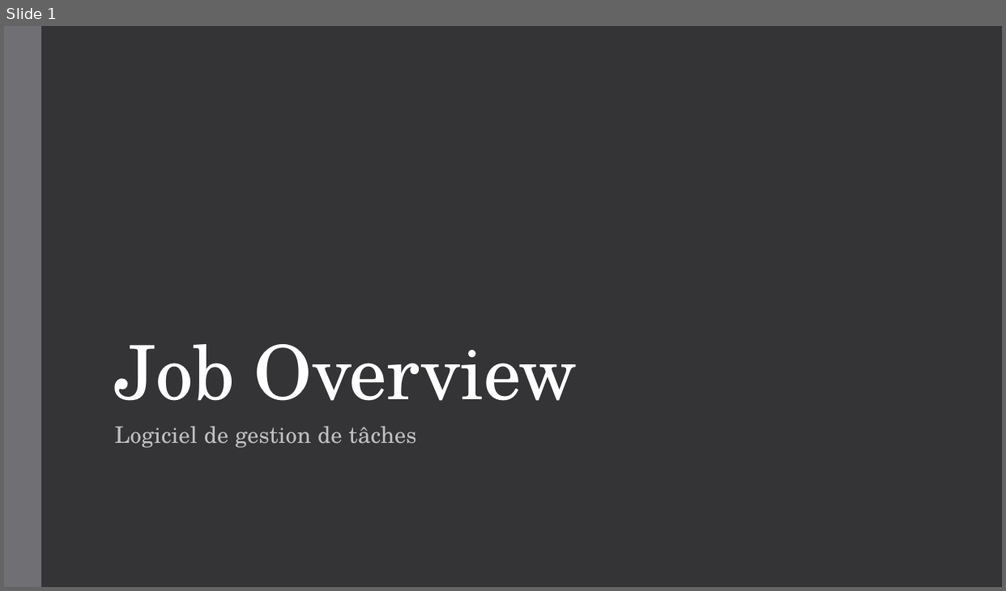
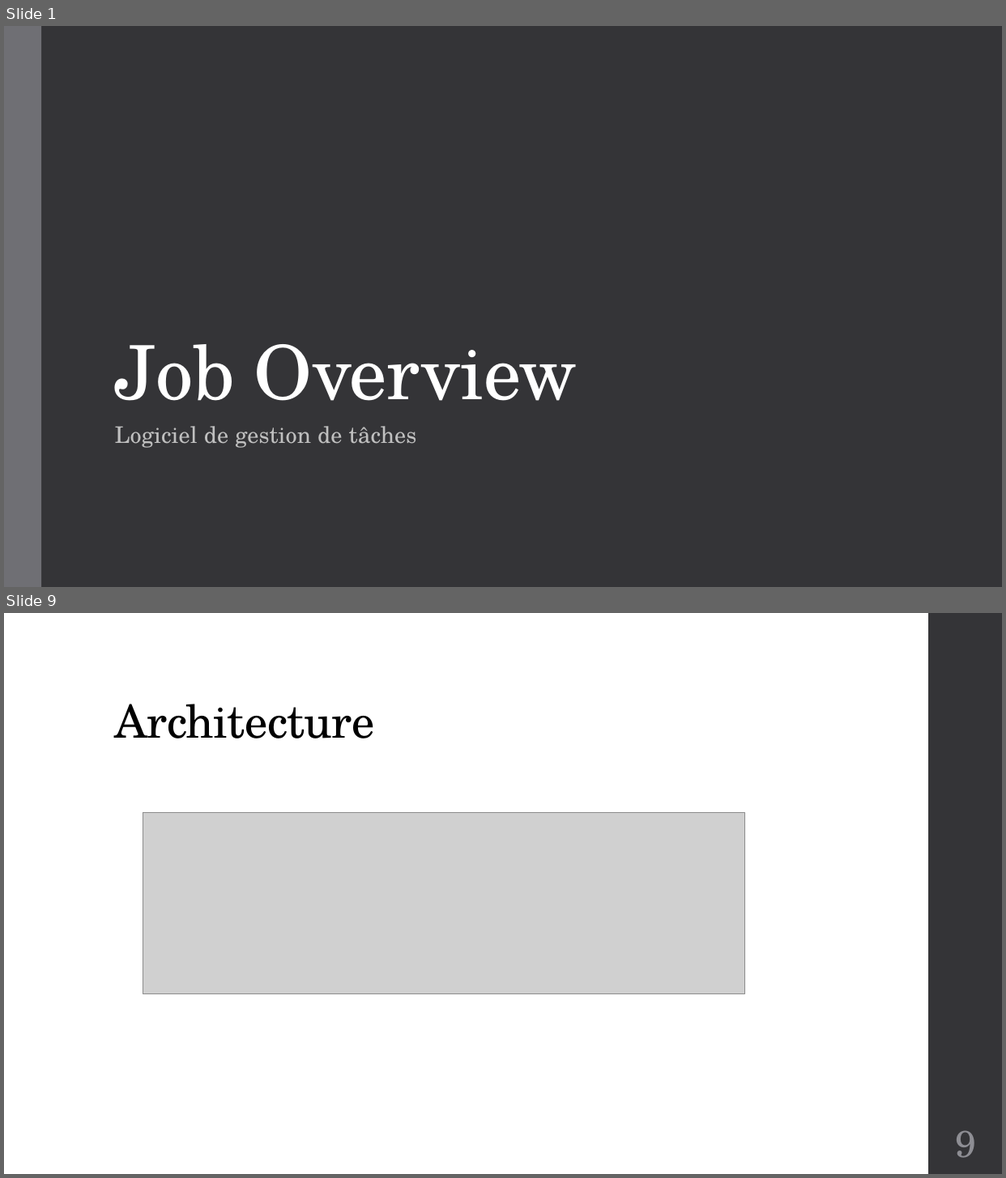
Before and after one commit to fwillemain/ProjetWPF, a slide deck: Livrables/Job Overview.pptx. Shown one above the other, each under a label of ours: slide 1 before the commit, slides 1 and 9 after it; the slides between them are not shown. The pictures are 1006x591 and 1006x1178 pixels, drawn with LibreOffice and Linux fonts; fonts in the diff are those of the drawing; grey boxes stand for pictures. Boxes give left, top, right and bottom in pixels: in the first picture for what was removed or moved away, otherwise in the second. Text is boxed around its words. In the diff, an @@ line names an element or a change of style, - is before the commit and + after.

```diff
--- a/Livrables/Job Overview.pptx
+++ b/Livrables/Job Overview.pptx
@@ slide 9 added at (4, 613, 1002, 1174), background #FFFFFF @@
@@ rectangle added at (928, 613, 1002, 1174), fill #353537 @@
@@ title added at (115, 704, 375, 739), 44 pt, text #000000 @@
+Architecture
@@ picture added at (143, 813, 744, 994) @@
@@ page number added at (955, 1131, 976, 1158), 36 pt, text #8E8E94 @@
+9
```
Also in this commit, not shown: 7 slides changed, 5 other slides added, 3 slides removed, 6 other files.
